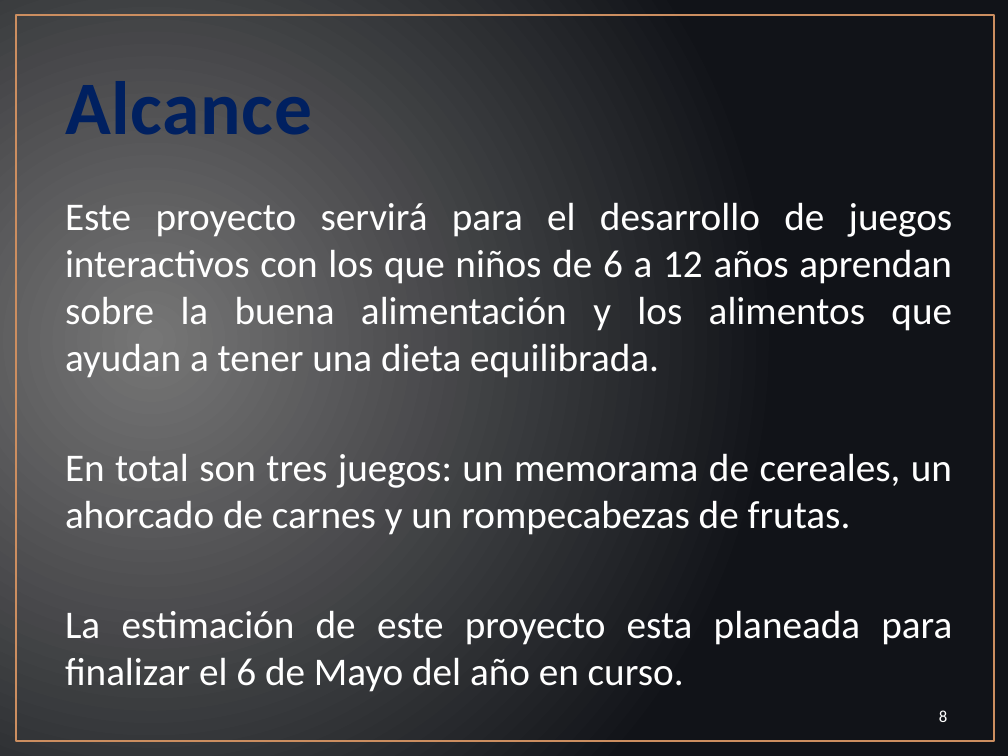
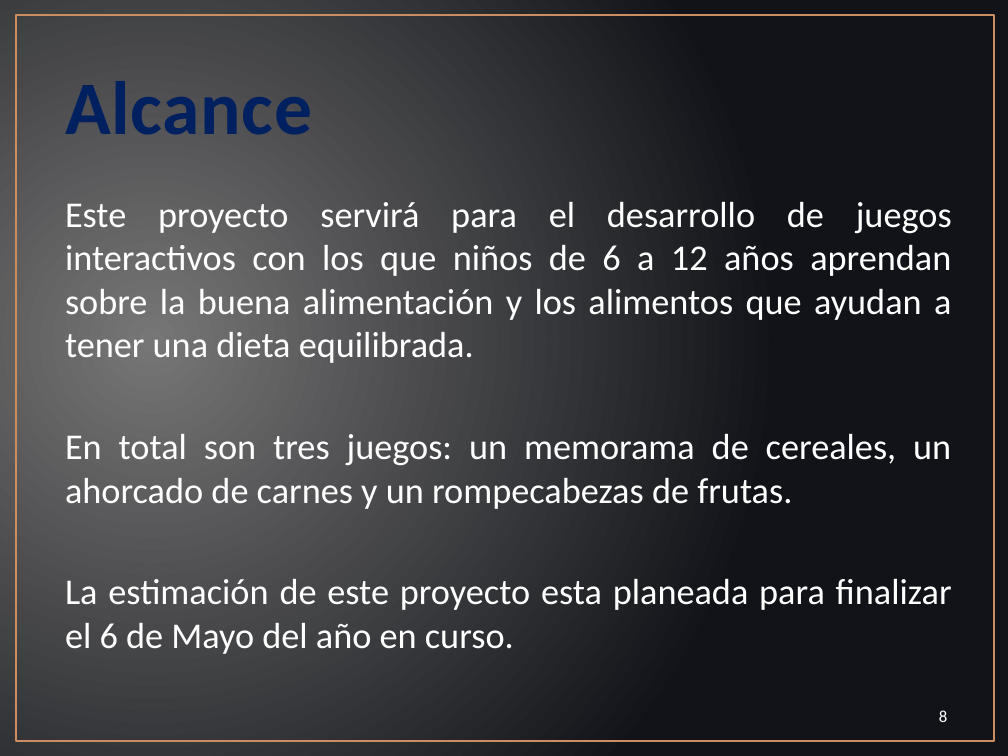
Before and after one commit to EquipoACME/AcmeDev, a slide deck: slide 8 of UPIIZ_PTLL_PresentaciónAprobaciónProyecto.pptx. Drawn at 1008x756 pixels with LibreOffice and Linux fonts; fonts in the diff are those of the drawing. Boxes give left, top, right and bottom in pixels: in the first picture for what was removed or moved away, otherwise in the second. Text is boxed around its words. In the diff, an @@ line names an element or a change of style, - is before the commit and + after.

```diff
--- a/UPIIZ_PTLL_PresentaciónAprobaciónProyecto.pptx
+++ b/UPIIZ_PTLL_PresentaciónAprobaciónProyecto.pptx
@@ text "Este proyecto servirá para el ..." at (x1=65, y1=201, x2=952, y2=654): size 28 to 25.9 pt @@
```
Also in this commit, not shown: 5 other slides changed, 1 other file.
